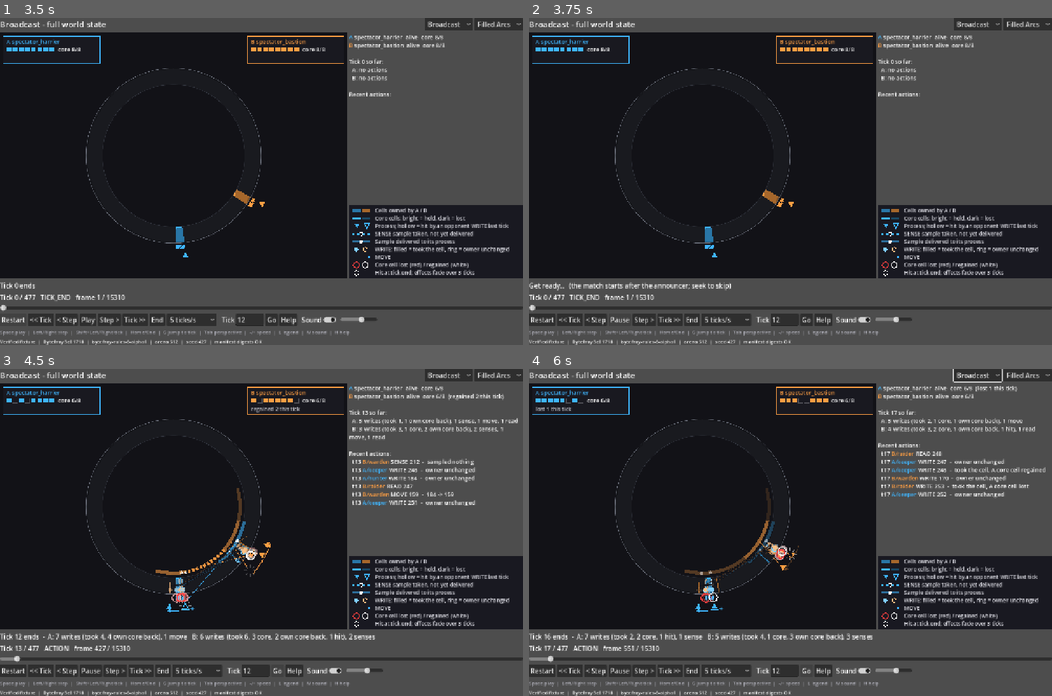
Above: before the commit, frames 1-4 (two rows, left to right).
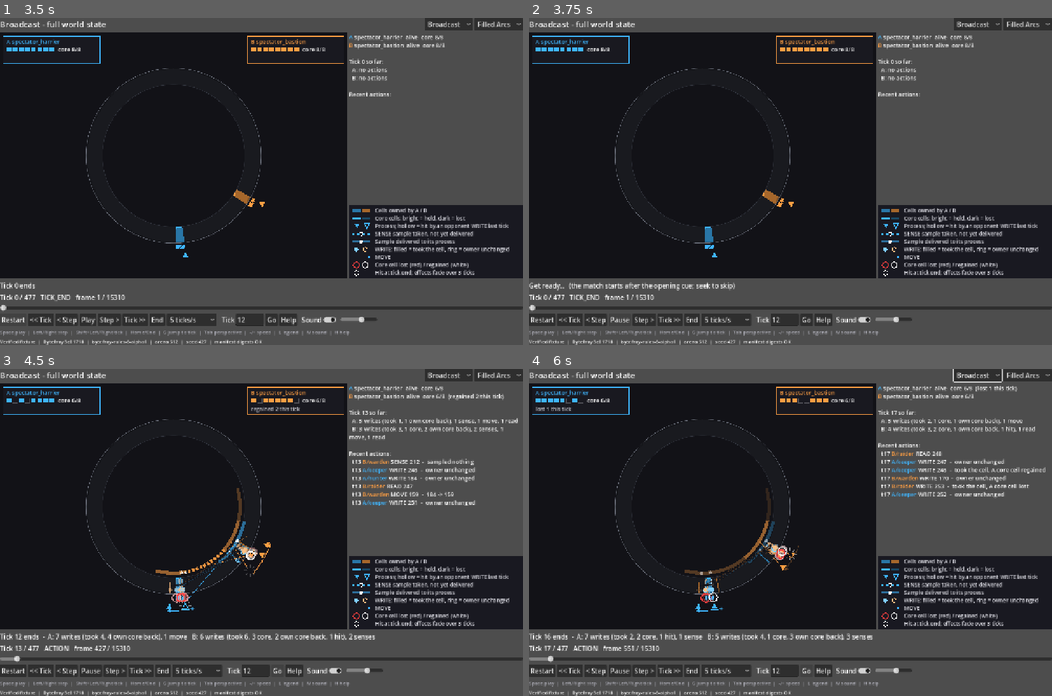
Above: after the commit, the same moments.

Repository: libertaine/Bytefray-Spectator
Game: Godot game, scene res://scenes/main.tscn
Two runs of this game, one before a commit and one after it. Both use one fixed random seed, a clock stepped at 60 frames per second and the inputs below.
Inputs (mouse positions are in pixels of both pictures, inside the frame that each line leads up to):
- Up to frame 1 (3.5 s): click (251, 318) at 0.52 s; type "12" at 0.6 s; click "Restart" at 1.25 s; click "Restart" at 2 s; click "Restart" at 2.75 s
- Up to frame 2 (3.75 s): click "Play" at 3.5 s
- Up to frame 3 (4.5 s): click "Go" at 4.25 s
- Up to frame 4 (6 s): click "Go" at 5 s; tap Enter at 5.75 s; hold Right from 5.78 s (still down); tap Tab at 5.85 s

Frame 1 is identical in both runs. In frame 2, 0.2% of the frame differs, in the area x 23-40%, y 80-84%; in frame 3, less than 0.1%; in frame 4, less than 0.1%.

Commit message:
feat(audio): replace desktop-voice announcer clips with original procedural cues
The announcer's word bank is now generated entirely by
exporter/make_arcade_cues.py: an integer triangle oscillator over fixed note
tables, followed by the existing deterministic arcade processing. No speech
engine, recording or network is used. voice.json moves to schema version 2
(kind nonverbal-procedural) and binds every raw and processed clip;
make_arcade_cues.py --check refuses raw audio that is not this formula's
output.

The cues are nonverbal motifs. Scheduling, seek/mute behaviour and the Agent A
information boundary are unchanged; captions and help text now say "opening
cue" and "arcade cues" instead of "announcer".

The Windows SAPI generator (make_announcer_voice.py, announcer_sapi.ps1) is
removed because nothing uses it any more. The announcer voice tests now check
procedural reproduction, the version-2 manifest and refusal of relabelled raw
audio.

Co-Authored-By: Claude Opus 5.5 <noreply@anthropic.com>

Diff:
--- a/audio/announcer/voice.json
+++ b/audio/announcer/voice.json
@@ -1,6 +1,10 @@
 {
-  "generator": "spectator-announcer-voice-v1",
+  "generator": "spectator-announcer-cues-v2",
+  "kind": "nonverbal-procedural",
+  "license": "MIT",
   "mix_rate": 22050,
+  "schema": "bytefray.spectator.announcer",
+  "schema_version": 2,
   "settings": {
     "drive": 2.0,
     "echo": [],
@@ -14,83 +18,79 @@
     "trim_pad": 0.03,
     "trim_threshold": 0.004
   },
-  "ssml": {
-    "pitch": "x-low",
-    "rate": "-10%"
-  },
-  "voice": "Microsoft David Desktop",
+  "voice": "Original procedural arcade cues (nonverbal)",
   "words": {
     "A": {
       "file": "a.wav",
       "raw": "raw/a.wav",
-      "raw_sha256": "ea8b45c8da36ee047571ad22f5d4dbe5d49a94cb0107021dc05059c23879532b",
-      "seconds": 0.2801,
-      "sha256": "016975189c1a961fd018a88a638d6e87cc819171b2965b1983f6643ad7a070bf",
-      "text": "Ay"
+      "raw_sha256": "fd4aa4135517d226744a5f6925ab695d517d8bbc7a93e53e6f249a6d35ab3d68",
+      "seconds": 0.2609,
+      "sha256": "a3cb1b3ba3b30bfdbf17b20ce21d0f8f3c3ffe886469faee00f2c01f5b2c583c",
+      "text": "A"
     },
     "B": {
       "file": "b.wav",
       "raw": "raw/b.wav",
-      "raw_sha256": "f5500c4e4f2b0f6744cdf6c2a44da0ad25ca6ae7fd1a7dcbeb751e5d84d36975",
-      "seconds": 0.3587,
-      "sha256": "787e19c335bf799ca16a9eb52a4452d0523f5beb2a1d40096e2daa6f7e1f6c4f",
-      "text": "Bee"
+      "raw_sha256": "62353cf9c8ce0afbc31ec5f3d1a94347a73fc7777237758a28702f76d3fddee9",
+      "seconds": 0.2609,
+      "sha256": "bcf03d36ddad0d8edc55dc3e8e83eff478da05ef1d732b1ea20668725af80ccf",
+      "text": "B"
     },
     "BASTION": {
       "file": "bastion.wav",
       "raw": "raw/bastion.wav",
-      "raw_sha256": "13e50f42c33b5f4e704dc266e7946afb7e197008f51184ecc11c65567de37f45",
-      "seconds": 0.7014,
-      "sha256": "06be0a13c4f9bb65a5703c93cd549f1e18ef45b2de7c42bec8d01d2d593e05c2",
-      "text": "Bastion"
+      "raw_sha256": "05d1621ed6b5e360396d88d36d7640b9d0317e6cc72d961179b0f5d9aaca3bda",
+      "seconds": 0.5217,
+      "sha256": "cb23d883886dfc6e4469a6b9ce20e0a12edd01eaa2e032d98e7c62952fdfc21e",
+      "text": "BASTION"
     },
     "C": {
       "file": "c.wav",
       "raw": "raw/c.wav",
-      "raw_sha256": "a5858d30c4ed0ab7a05f463531657aeeeebf3030cb63799c11529a8e1adcda05",
-      "seconds": 0.4035,
-      "sha256": "69b9a3be5542744414de4e5fc5a603a00313b3a412f153f871e64e26cfe1c660",
-      "text": "See"
+      "raw_sha256": "4fd6b062c813173dc64a319027aad35c77f93e4bec33fc87172c922ab6da9bc7",
+      "seconds": 0.2609,
+      "sha256": "59c6cb92d2bee2571aec8eeec6acf5970582c1aa7287ba0dbff909a491ce3be7",
+      "text": "C"
     },
     "D": {
       "file": "d.wav",
       "raw": "raw/d.wav",
-      "raw_sha256": "ed962b868d7ba82d587abd4dc231b40a661fdb8a1f89db57a0b2621c4b05d16a",
-      "seconds": 0.353,
-      "sha256": "47ce4e66dd4466b53f090f0fc18ba8d66eeb537f16e125985ee5d14135bb9219",
-      "text": "Dee"
+      "raw_sha256": "e8482ac9ca3fbdb9decf44fdbfe69df05ef03fb5d8ad8fc09d6523c7d3544d48",
+      "seconds": 0.2609,
+      "sha256": "cf326a9674ca8825734ec92c363dce66b7a2b995a67241c8db4b0f5e1b5f4f8f",
+      "text": "D"
     },
     "FIGHT": {
       "file": "fight.wav",
       "raw": "raw/fight.wav",
-      "raw_sha256": "8f45756a9bb80eac4d1822a328636e65bf909c3a5baf383f099021f04c5a500d",
-      "seconds": 0.518,
-      "sha256": "3e59e2eb9b354ff3ece22adce67fab574bd97f7502a25db6172ee272a671de8f",
-      "text": "Fight!"
+      "raw_sha256": "299fb8e9982d58a05a7f585307a563bbec376b9022dcc0c6e7f688f3814492fa",
+      "seconds": 0.3913,
+      "sha256": "03fd8b785c0540a9c5301dad9ee30eff8a31ad0c86a9cf72a1c681b147a5d09b",
+      "text": "FIGHT"
     },
     "HARRIER": {
       "file": "harrier.wav",
       "raw": "raw/harrier.wav",
-      "raw_sha256": "fe8a115cac4bb003699861b34e914ff4a08bcae4c363d0868810a130308fd0dd",
-      "seconds": 0.6789,
-      "sha256": "b0ff57d2ae99ecb916f2b6a6a2b26a9fc1ed496cf683ab9ab67f803c741155a5",
-      "text": "Harrier"
+      "raw_sha256": "32e02514c669ce4fe47eca19cca9e8556a0fb7b399e7611e0361c24f3535cd9d",
+      "seconds": 0.5217,
+      "sha256": "5e932c7b28f6b48bfb5c0a3992e9ced6d930a27778dafdb69c85b532531d07f9",
+      "text": "HARRIER"
     },
     "PLAYER": {
       "file": "player.wav",
       "raw": "raw/player.wav",
-      "raw_sha256": "b75879182ac442270d64944af7cd7317fb02761dd86eff8aff90dba3fb651c24",
-      "seconds": 0.5315,
-      "sha256": "6ffeeeb77429e5f9f5180fc9f5c8e6934870cb9a1a7b84fb4a559e428e9e05c2",
-      "text": "Player"
+      "raw_sha256": "2a41d9edca656b75caa39b2ab2419dbe0ca92dd836b8726c7aa8dcbd52cc6f79",
+      "seconds": 0.3913,
+      "sha256": "c2e34f880384fccab65bc84941802d7f6f26a4bac51d3e04690265dde7104bec",
+      "text": "PLAYER"
     },
     "WINS": {
       "file": "wins.wav",
       "raw": "raw/wins.wav",
-      "raw_sha256": "1f34560b8977695a4bb46f37c882738119d9560abf4a7362b078c733d6b0113a",
-      "seconds": 0.5682,
-      "sha256": "ffd0a86f83939e29a7accc34c4c6f451380eeadf7b3a1cd4206d0b9ac98fa489",
-      "text": "wins!"
+      "raw_sha256": "781e05fea9fae87848aede0719daeb6f22dc2200eab5f36102f9956d03cc5f96",
+      "seconds": 0.3913,
+      "sha256": "afb9e8308abe5e0bf9e740908bb5cf788d89ed642c02d947b1f048d9c2ed1b7b",
+      "text": "WINS"
     }
   }
 }
--- a/scripts/announcer.gd
+++ b/scripts/announcer.gd
@@ -2,13 +2,13 @@
 ## The arcade announcer: the opening sequence and the victory call.
 ##
 ## The opening is a procedural rumble that rises in pitch, harmonics, intensity
-## and distortion, cuts out, and then the announcer says FIGHT (about 2.9 s in all).
-## The victory call is "<NAME> WINS", spoken after the elimination burst and
-## victory sting.
+## and distortion, cuts out, and then plays the nonverbal FIGHT motif.
+## The victory cue is the <NAME> and WINS motifs after the elimination burst and
+## victory sting. In this preview, named cues are electronic motifs, not speech.
 ##
-## The voice is the word clips under audio/announcer. They are made offline by
-## exporter/make_announcer_voice.py (a Windows SAPI voice, then deterministic
-## arcade processing), and nothing is synthesised as speech at run time. Each
+## The cue bank under audio/announcer is original procedural PCM, generated by
+## exporter/make_arcade_cues.py then deterministically arcade-processed.
+## No speech engine or voice recordings are bundled or used at run time. Each
 ## clip is checked against its SHA-256 in voice.json, and a clip that does not
 ## verify is never played.
 ##
--- a/scripts/main.gd
+++ b/scripts/main.gd
@@ -57,7 +57,7 @@
 const TEST_OPTIONS := ["--out=", "--ticks=", "--core-log=", "--fps=", "--frames="]
 const NO_COUNTS := {"writes": 0, "took": 0, "core_hits": 0, "recovered": 0, "hits": 0, "moves": 0, "senses": 0, "reads": 0, "refused": 0}
 # Static text: the same at every position, so it reveals nothing about the match.
-const INTRO_CAPTION := "Get ready...  (the match starts after the announcer; seek to skip)"
+const INTRO_CAPTION := "Get ready...  (the match starts after the opening cue; seek to skip)"
 const AGENT_NOTE := "Agent A is never told the outcome. Switch to Broadcast (Tab) to see it."
 const KEY_HINT := "Space play  |  Left/Right step  |  Shift+Left/Right tick  |  Home/End  |  G jump to tick  |  Tab perspective  |  -/+ speed  |  L legend  |  M sound  |  H help"
 const HELP := """Keyboard
@@ -69,14 +69,14 @@
   Tab                    Switch Broadcast / Agent A
   - / +                  Slower / faster playback
   L                      Show or hide the legend
-  M                      Sound effects and announcer on / off (volume beside it)
+  M                      Sound effects and arcade cues on / off (volume beside it)
   H or F1                Show or hide this help
 
 Playback gives every recorded action of a tick an equal, in-order share
 of its time: at 1 tick/s each one appears in turn. Effects fade over
 3 ticks; any seek redraws them from the record. Sounds play only
 while playing; a seek never replays them. Playing from tick 0
-starts with the announcer; from a later tick it is skipped."""
+starts with the opening cue; from a later tick it is skipped."""
 
 var manifest: Dictionary = {}
 var tick_limit := 0
--- a/tests/sound_check.gd
+++ b/tests/sound_check.gd
@@ -314,7 +314,7 @@
 func _check_viewer(m: Node) -> void:
 	var sound: Node = m.sound
 	check(m._sound_toggle.button_pressed and int(m._volume.value) == 60, "the Sound toggle starts on and the volume at 60")
-	check(m._hint.text.contains("M sound") and (m._help.get_child(0) as Label).text.contains("Sound effects and announcer on / off"), "the key hint and help name the sound key")
+	check(m._hint.text.contains("M sound") and (m._help.get_child(0) as Label).text.contains("Sound effects and arcade cues on / off"), "the key hint and help name the sound key")
 	sound.take_played()
 
 	# Seeking, stepping, jumping and dragging start nothing.
@@ -584,11 +584,11 @@
 	check(crossings_late > 2 * crossings_early, "the rumble rises in pitch (%d -> %d zero crossings)" % [crossings_early, crossings_late])
 	var fight: PackedFloat32Array = Announcer.voice()["FIGHT"]
 	var at := int(round(Announcer.VOICE_AT * Announcer.MIX_RATE))
-	check(intro.size() == at + fight.size() and _rms(intro, at, intro.size()) > 0.1, "the sequence ends with the voice saying FIGHT")
+	check(intro.size() == at + fight.size() and _rms(intro, at, intro.size()) > 0.1, "the sequence ends with the original nonverbal FIGHT cue")
 	check(Announcer.intro() == intro and Announcer.rumble() == rumble, "the opening sequence is the same every time")
 	var call := Announcer.victory_call("spectator_bastion", "B")
 	var delay := int(round(Announcer.CALL_DELAY * Announcer.MIX_RATE))
-	check(_rms(call, 0, delay) == 0.0 and _rms(call, delay, call.size()) > 0.05, "the victory call waits for the victory sting, then speaks (rms %.3f, %.2f s)" % [_rms(call, delay, call.size()), call.size() / float(Announcer.MIX_RATE)])
+	check(_rms(call, 0, delay) == 0.0 and _rms(call, delay, call.size()) > 0.05, "the victory call waits for the victory sting, then plays nonverbal motifs (rms %.3f, %.2f s)" % [_rms(call, delay, call.size()), call.size() / float(Announcer.MIX_RATE)])
 
 
 func _rms(samples: PackedFloat32Array, from: int, to: int) -> float:
@@ -628,7 +628,7 @@
 		var started: Array = sound.take_played()
 		var length: float = m.intro_left()
 		check(length > 2.5 and started.size() == 1 and started[0]["sound"] == "intro", "%s: playing from the start begins with the opening sequence (%.2f s)" % [perspective, length])
-		check(m._caption.text == m.INTRO_CAPTION, "%s: the caption says the match starts after the announcer" % perspective)
+		check(m._caption.text == m.INTRO_CAPTION, "%s: the caption says the match starts after the opening cue" % perspective)
 		var held := true
 		var elapsed := 0.0
 		for k in 30:  # 0.5 s
@@ -729,7 +729,7 @@
 				before_end = before_end and (cue["sound"] != "announce" or int(cue["i"]) == m.frame_count() - 1)
 	var calls: Array = heard.filter(func(cue: Dictionary) -> bool: return cue["sound"] == "announce")
 	check(calls.size() == 1 and before_end and calls[0]["name"] == m.broadcast.entrants[entrant]["name"] and calls[0]["seat"] == winner, "one victory call, at the recorded end, for %s" % [calls])
-	check(not calls.is_empty() and Announcer.victory_words(calls[0]["name"], calls[0]["seat"]) == PackedStringArray(["BASTION", "WINS"]), "the showcase call is BASTION WINS")
+	check(not calls.is_empty() and Announcer.victory_words(calls[0]["name"], calls[0]["seat"]) == PackedStringArray(["BASTION", "WINS"]), "the showcase cue sequence is BASTION then WINS")
 	check(m._side.text.contains("Result: B spectator_bastion wins"), "the result shown is unchanged")
 	# Seeking to the end, End, and playing again from the end never call again.
 	var again: Array = []
Not shown, added: audio/announcer/a.wav
Not shown, added: audio/announcer/b.wav
Not shown, added: audio/announcer/bastion.wav
Not shown, added: audio/announcer/c.wav
Not shown, added: audio/announcer/d.wav
Not shown, added: audio/announcer/fight.wav
Not shown, added: audio/announcer/harrier.wav
Not shown, added: audio/announcer/player.wav
Not shown, added: audio/announcer/raw/a.wav
Not shown, added: audio/announcer/raw/b.wav
Not shown, added: audio/announcer/raw/bastion.wav
Not shown, added: audio/announcer/raw/c.wav
(and 9 more such lines)
